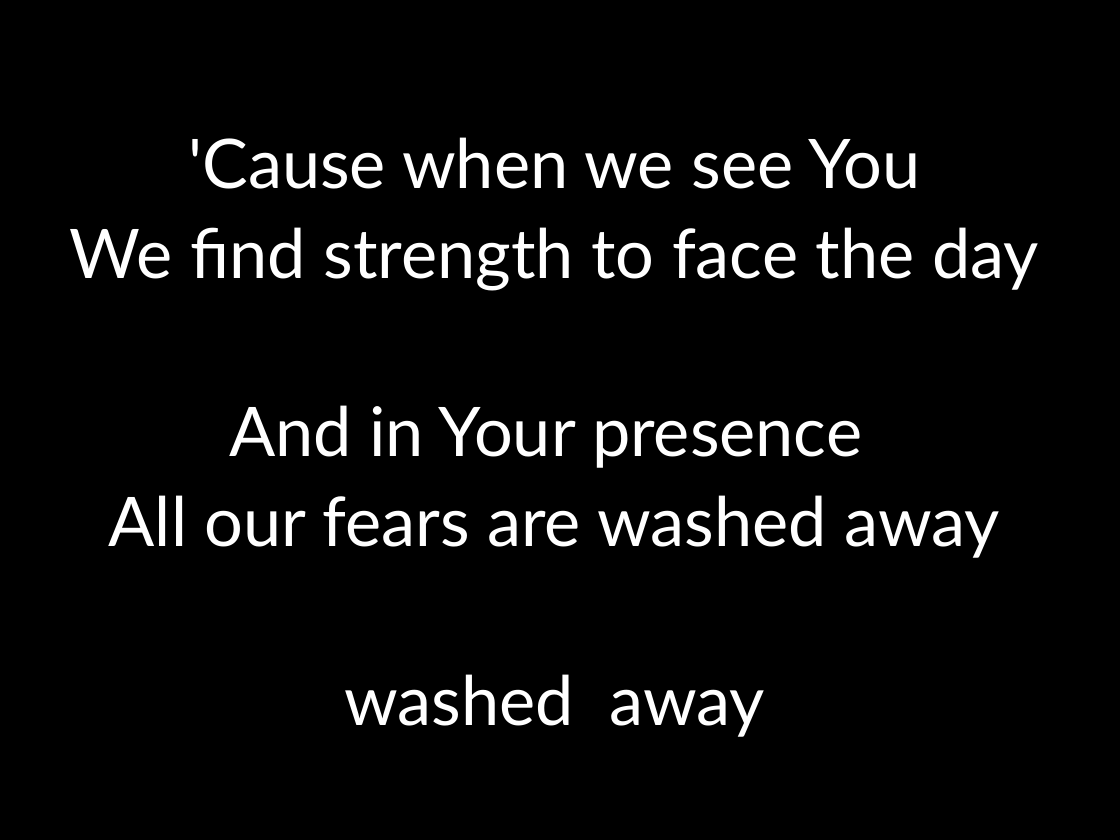
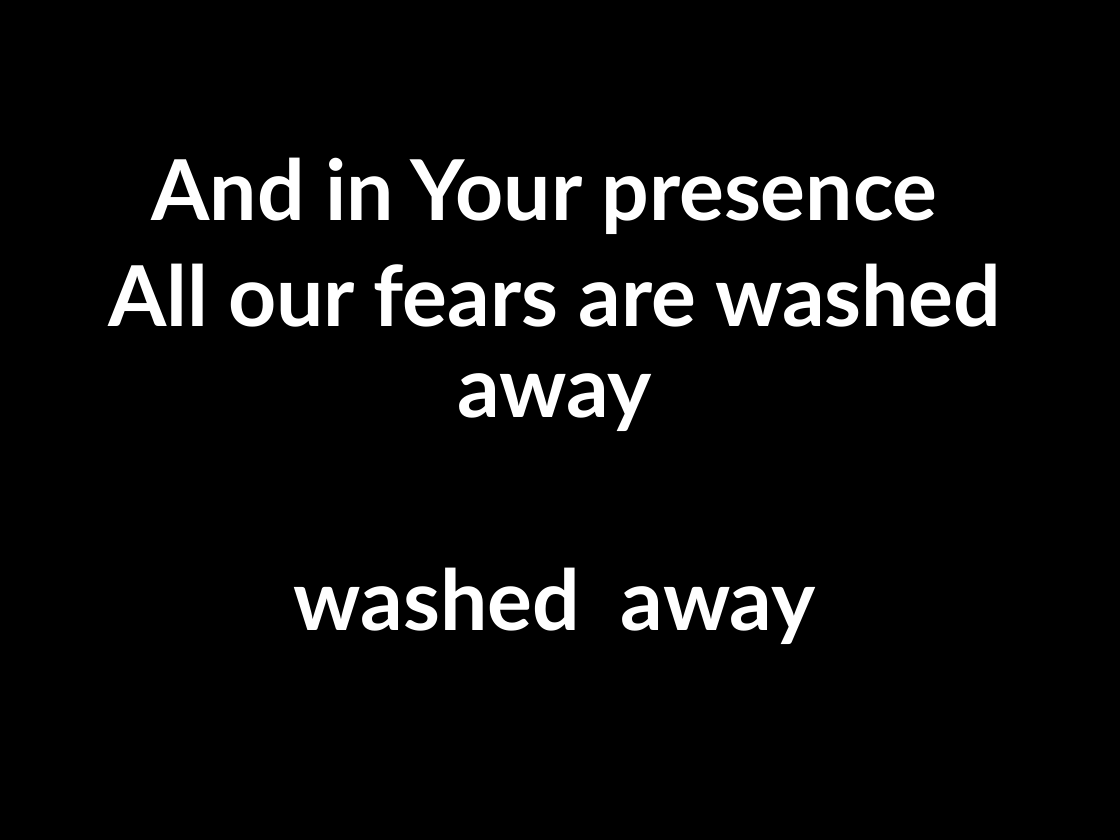
Before and after one commit to kendall412/worship, a slide deck: slide 5 of Hosanna (Praise is Rising).pptx (slide 6 before the commit). Drawn at 1120x840 pixels with LibreOffice and Linux fonts; fonts in the diff are those of the drawing. Boxes give left, top, right and bottom in pixels: in the first picture for what was removed or moved away, otherwise in the second. Text is boxed around its words. In the diff, an @@ line names an element or a change of style, - is before the commit and + after.

```diff
--- a/Hosanna (Praise is Rising).pptx
+++ b/Hosanna (Praise is Rising).pptx
@@ subtitle "And in Your presence" at [108, 157, 1001, 644]: size 44 to 54 pt, bold on @@
@@ subtitle at [70, 137, 1039, 290]: paragraphs removed @@
-'Cause when we see You
-We find strength to face the day
```
Also in this commit, not shown: 10 other slides changed, 5 slides added, 5 other files.
